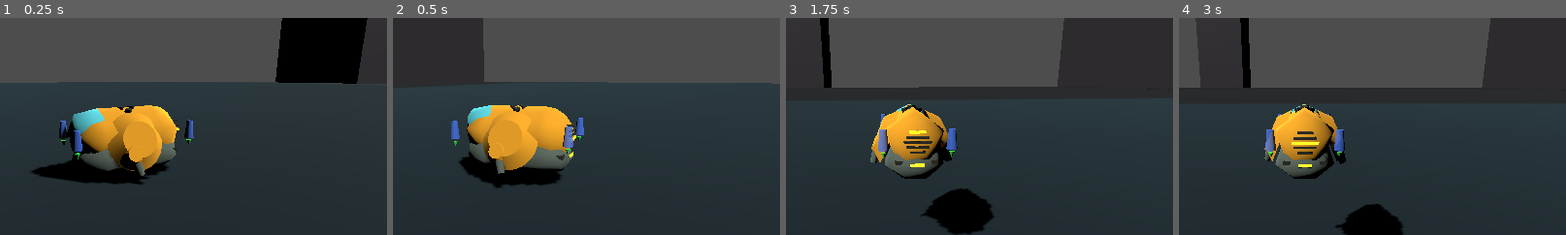
Above: before the commit, frames 1-4 (left to right).
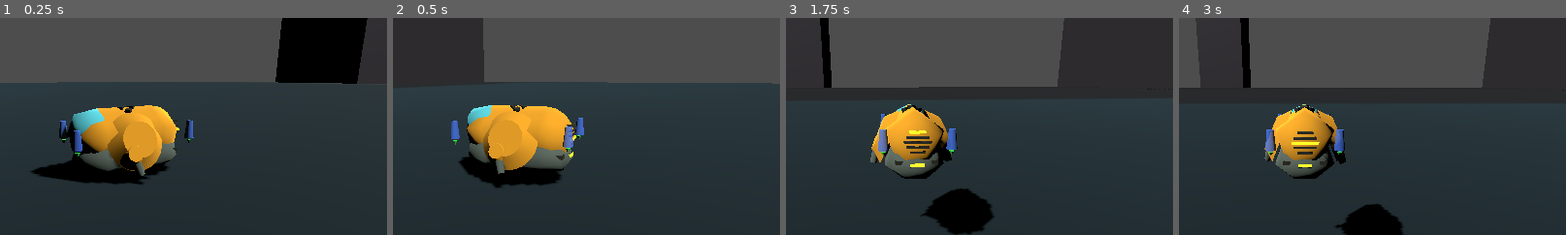
Above: after the commit, the same moments.

Repository: TaxiService/fcar
Game: Godot game, scene res://t&St_scene.tscn
Two runs of this game, one before a commit and one after it. Both use one fixed random seed, a clock stepped at 60 frames per second and the inputs below. This scene is started directly instead of the project's main scene. The engine's default icon, where the game draws it, is replaced by a stand-in: a white triangle on a blue panel in a dark square.
Inputs (mouse positions are % of the whole screen's width and height, from its top left):
- Up to frame 1 (0.25 s): no input
- Up to frame 2 (0.5 s): no input
- Up to frame 3 (1.75 s): tap R (confirm) at 0.5, 1.25 s; drag from (11, 23) to (60, 28) at 0.52 s; drag from (10, 57) to (45, 70) at 1.27 s
- Up to frame 4 (3 s): tap R (confirm) at 2, 2.75 s; move the mouse to (20, 35) at 2.02 s; hold Left (shin_left) 2.03-2.75 s; tap C (crouch) at 2.1 s; drag from (55, 50) to (20, 35) at 2.77 s
The pictures show only the part of the screen within x 34-84%, y 23-73%; the shares and areas given below are measured in that part.

The runs differ from the first frame. In frame 1, less than 0.1% of the frame differs, in the area x 15-50%, y 55-66%; in frame 2, less than 0.1%, in the area x 15-49%, y 54-63%; in frame 3, less than 0.1%; in frame 4, less than 0.1%.

Commit message:
attempt at mitigating flashing lights on butt

Diff:
--- a/fcar/f_car.tscn
+++ b/fcar/f_car.tscn
@@ -89,6 +89,7 @@
 script = ExtResource("1_uqo8e")
 hover_thrust = 3.0
 heightlock_thrust = 5.0
+max_thrust = 20.0
 roll_differential = 0.5
 yaw_acceleration = 1.8
 booster_default_thigh_angle = -119.75
@@ -102,7 +103,6 @@
 transform = Transform3D(1, 0, 0, 0, 0.9961948, 0.08715568, 0, -0.08715568, 0.9961948, 0, 0.67882013, 2.9329896)
 script = ExtResource("2_rue2e")
 target = NodePath("..")
-use_velocity_based_reset = false
 
 [node name="UIController" type="Node" parent="."]
 script = ExtResource("2_ko0cq")
